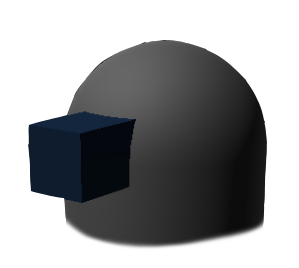
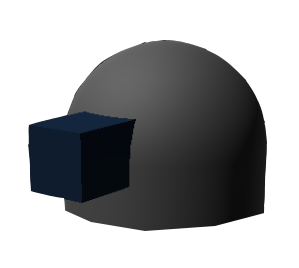
Two versions of the same layered image (299 x 268). Layer-by-layer changes:
painted on "Layer 1", masked it over 65, 210, 264, 250
